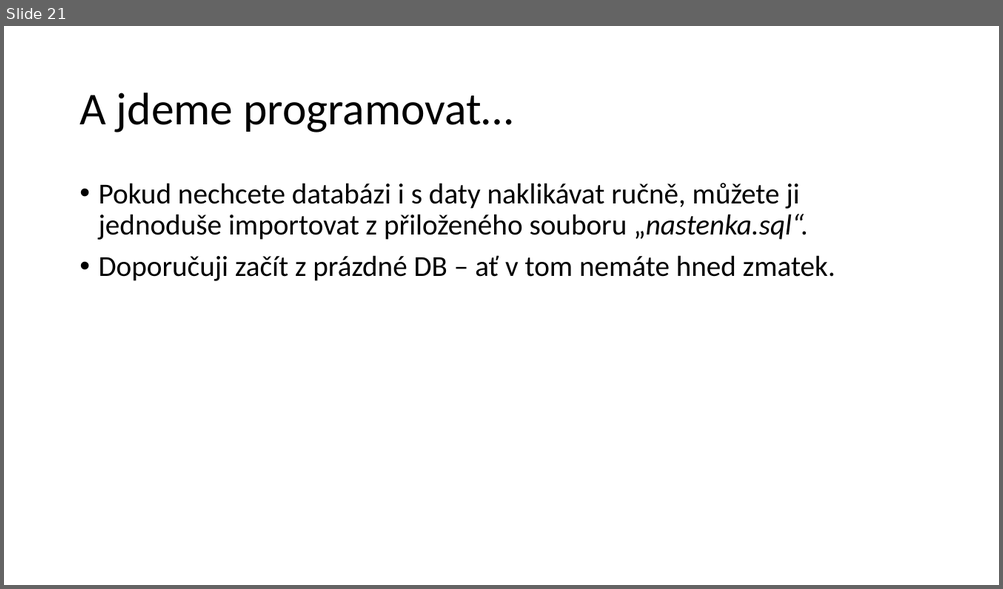
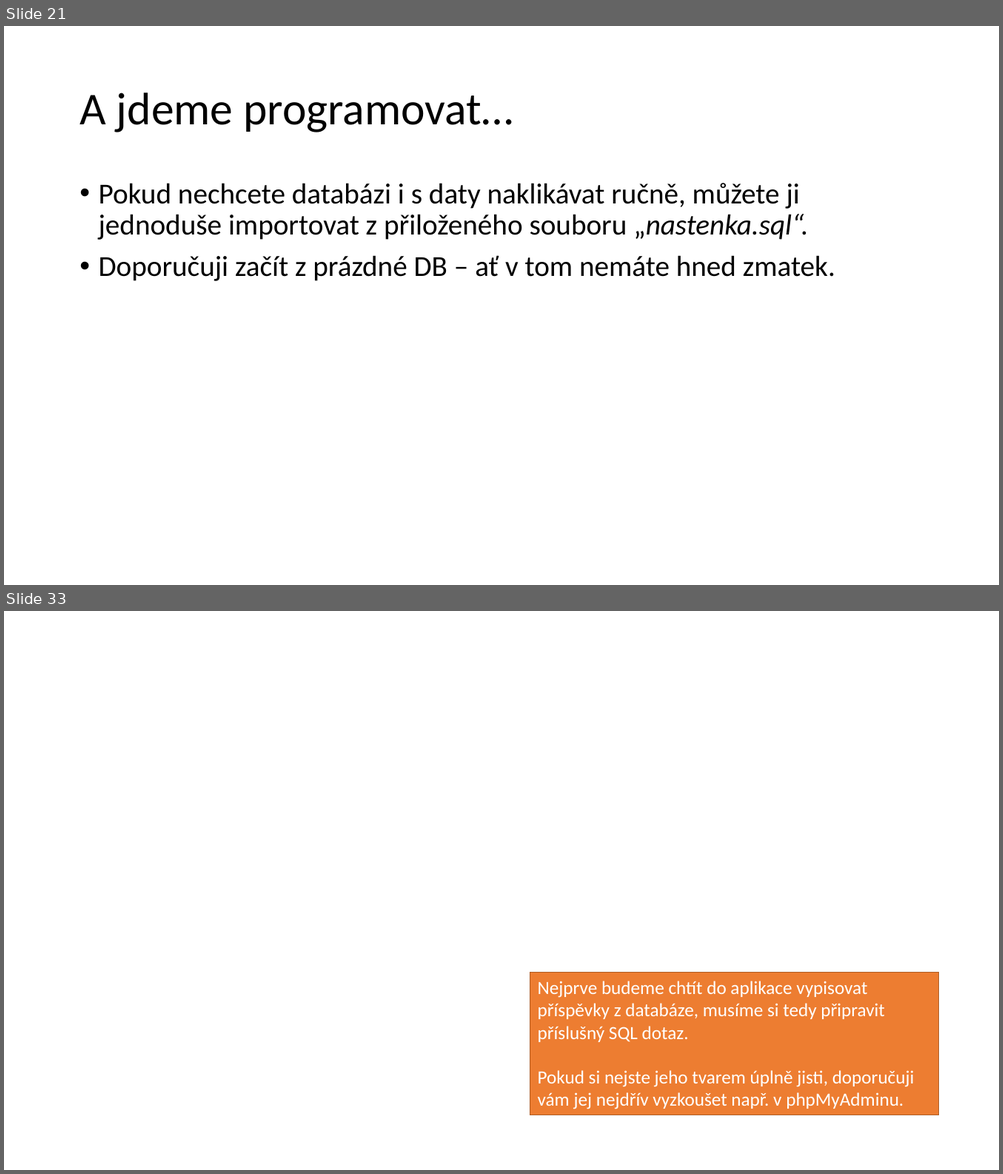
Before and after one commit to 4iz278/cviceni, a slide deck: 05-sql-databaze/05-aplikace-nastenka/prezentace-postup-vyvoje-nastenka.pptx. Shown one above the other, each under a label of ours: slide 21 before the commit, slides 21 and 33 after it; the slides between them are not shown. The pictures are 1003x589 and 1003x1174 pixels, drawn with LibreOffice and Linux fonts; fonts in the diff are those of the drawing; background and template pictures are left out. Boxes give left, top, right and bottom in pixels: in the first picture for what was removed or moved away, otherwise in the second. Text is boxed around its words. In the diff, an @@ line names an element or a change of style, - is before the commit and + after.

```diff
--- a/05-sql-databaze/05-aplikace-nastenka/prezentace-postup-vyvoje-nastenka.pptx
+++ b/05-sql-databaze/05-aplikace-nastenka/prezentace-postup-vyvoje-nastenka.pptx
@@ slide 33 added at [4,611,999,1170], background picture (left out) @@
@@ rectangle added at [530,972,939,1116], fill #ED7D31, outline #AF5C24 1 pt, 18 pt, text #FFFFFF @@
+Nejprve budeme chtít do aplikace vypisovat příspěvky z databáze, musíme si tedy připravit příslušný SQL dotaz.
+Pokud si nejste jeho tvarem úplně jisti, doporučuji vám jej nejdřív vyzkoušet např. v phpMyAdminu.
```
Also in this commit, not shown: 21 other slides added.
